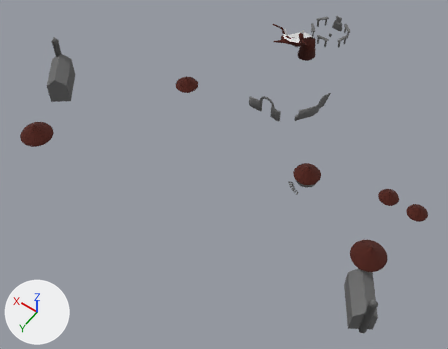
A saved change to the glTF model assets/models/cycle_1.glb.
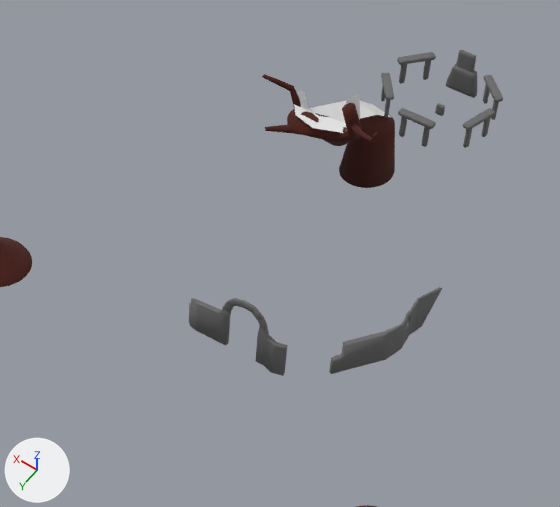
Each version is shown whole from a 50 mm camera at (-89.3, 194.9, 217.2) aimed at (16.2, 47.2, -14.9), then close up on the part from 42% to 82% of the width and 0% to 47% of the height. Every picture has the same lights, and +X, +Y and +Z are marked at lower left. Where no turn or scale is listed for an object, it has been applied to the vertices.

Before the edit, the objects in view are built like this:
```python
me_cylinder_006 = bpy.data.meshes.new('Cylinder.006')
me_cylinder_006.from_pydata(...)  # 576 vertices, 1148 faces; spans x -5.76..5.76, y -5.76..5.76, z -1.91..3.26
me_cylinder_006.materials.append(mat_tree)  # dark red #4d1b10
me_mesh = bpy.data.meshes.new('Mesh')
me_mesh.from_pydata(...)  # 1770 vertices, 3472 faces; spans x -9.4..9.8, y -7.7..9.4, z -0.9..6.6
me_mesh.materials.append(mat_stone)  # dark grey #6d6d6d
me_treeupper_colonly = bpy.data.meshes.new('TreeUpper_colonly')
me_treeupper_colonly.from_pydata(...)  # 24 vertices, 22 faces; spans x -7.9..6.6, y -1.8..27.2, z -1.5..22.9
ob_hutroof_004 = bpy.data.objects.new('HutRoof.004', me_cylinder_006)
ob_hutroof_004.location = (59.8, 18.5, -1.4)
ob_ritualsite = bpy.data.objects.new('RitualSite', me_mesh)
ob_ritualsite.location = (8.8, -32.0, 19.0)
ob_treeuppercol = bpy.data.objects.new('TreeUpperCol', me_treeupper_colonly)
ob_treeuppercol.location = (24.2, -43.3, 4.2)
# also in view: 'Arch' at (17.5, 12.2, 2.7); 'GardenWall' at (-2.2, 0.1, 2.4); 'TreeUpper' at (22.8, -28.2, 10.2)
```
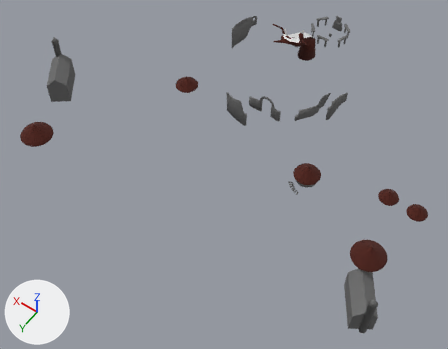
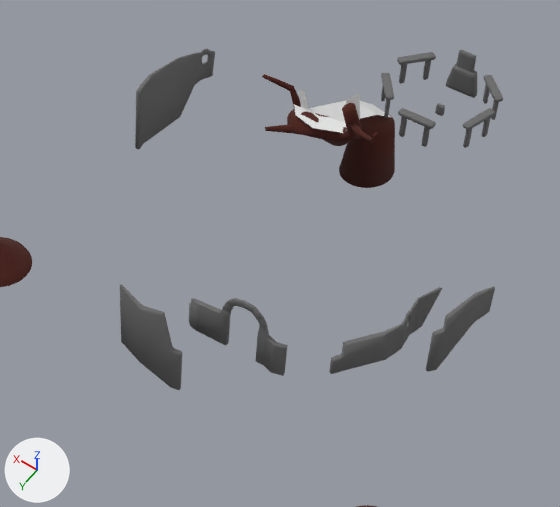
Changed parts and their boxes [x1, y1, x2, y2] in the close-ups (560 x 507 px):
'GardenWall.002', added
    after: [120, 49, 215, 390]
'GardenWall.001', added
    after: [426, 286, 495, 372]

The edits, one by one:
Mesh me_cube_004_col_002 is new.
It has 204 vertices, 392 faces and spans x -6.2..33.2, y -60.5..-0.2, z -9.2..5.8.
It uses material mat_stone (dark grey #6d6d6d).
Mesh me_cube_004_col_001 is new.
It has 55 vertices, 101 faces and spans x 0.59..5.71, y -6.48..2.9, z -12.89..0.89.
It uses material mat_stone (dark grey #6d6d6d).
Object 'GardenWall.002' (ob_gardenwall_002) is new; it shows me_cube_004_col_002.
Its location is (28.3, 21.2, 0.5).
Object 'GardenWall.001' (ob_gardenwall_001) is new; it shows me_cube_004_col_001.
Its location is (-16.2, -1.2, 12.7).
